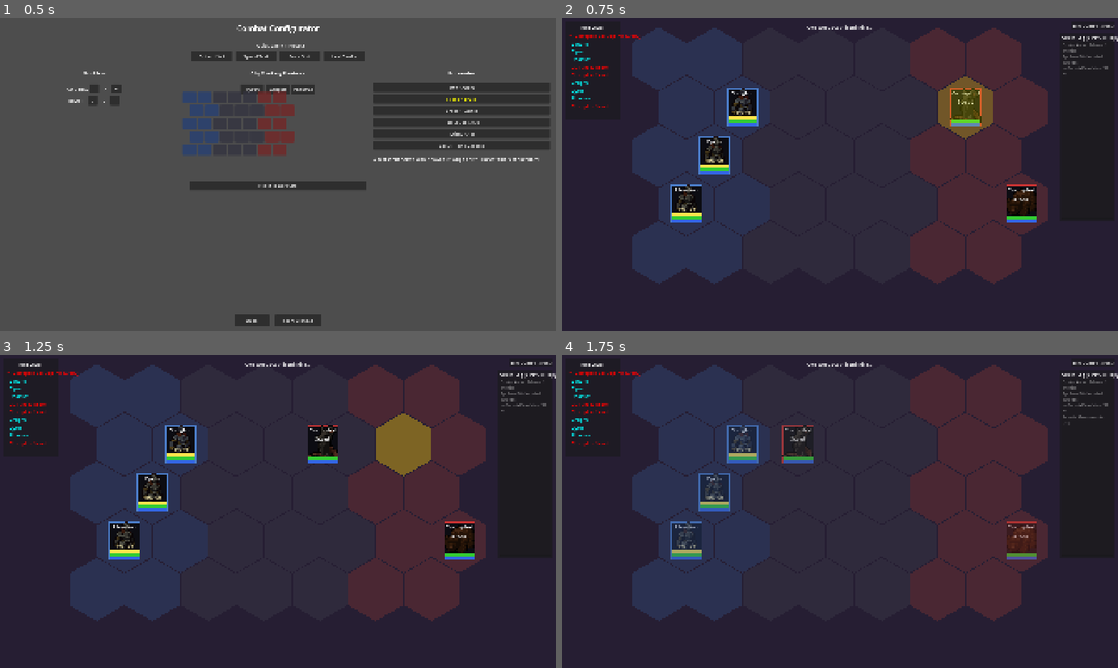
Above: before the commit, frames 1-4 (two rows, left to right).
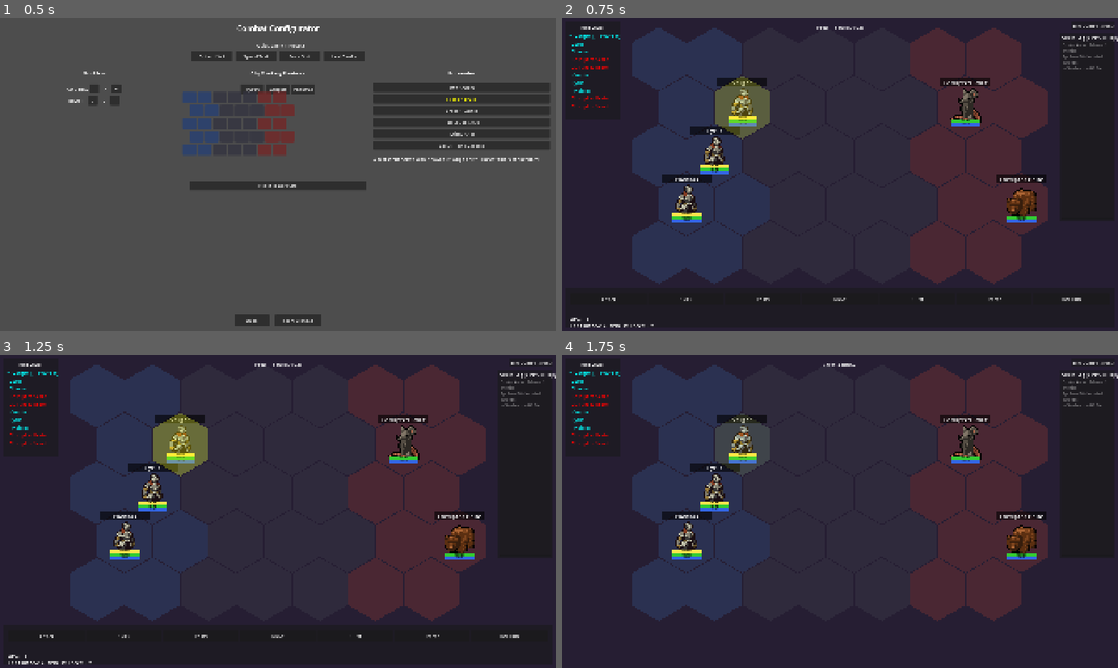
Above: after the commit, the same moments.

Repository: adbarc92/Disruption
Game: Godot game, scene res://scenes/combat/combat_configurator.tscn
The game is run twice, just before and just after one commit, with the same random seed, the same clock (stepped at 60 frames per second) and the same inputs. This scene is started directly instead of the project's main scene.
Inputs (mouse positions are in pixels of both pictures, inside the frame that each line leads up to):
- Up to frame 1 (0.5 s): no input
- Up to frame 2 (0.75 s): click "Start Combat" at 0.5 s
- Up to frame 3 (1.25 s): no input
- Up to frame 4 (1.75 s): click (606, 636) at 1.25 s, where only the run after the commit has a clickable "Attack"

Frame 1 is identical in both runs. In frame 2, 6.1% of the frame differs, in the area x 1-99%, y 2-99%; in frame 3, 6.7%; in frame 4, 4.3%.

Commit message:
Combat polishing: UI, balance, pathfinding, and itch.io deploy (#16)
* feat: improve combat unit visual polish

Hide unit border/body rectangles by default (configurable via
display.show_unit_rects in combat_config.json). Move name labels above
units to avoid covering sprites. Add current/max value labels on HP,
MP, and burst bars with black text for readability.

* fix: correct swapped hex neighbor offsets in pathfinder

Even and odd row neighbor offsets were swapped, causing A* to treat
some adjacent cells as unreachable and route 4-step detours around
them. Verified correct offsets against pixel positions.

* feat: rebalance combat for faster fights and fewer enemy actions

Raise base_damage_multiplier from 0.25 to 0.75 so player attacks kill
basic enemies in 2-3 hits instead of 9. Reduce enemy agility to 3
across the board (1 AP/turn) so default fights feel simple. Champion
keeps AGI 5 (2 AP) as a boss-tier threat.

* feat: add action and skill hover descriptions to combat UI

Show short descriptions in the ActionPanel when hovering over action
buttons or skill list entries. Descriptions appear between the buttons
and AP/turn preview info.

* ci: add Web export and auto-deploy to itch.io on merge to main

Add Web export preset for Godot 4.6 and GitHub Actions workflow that
exports the project and deploys to redgalt.itch.io/disruption via
butler on every push to main.

Diff:
--- a/godot/data/combat/combat_config.json
+++ b/godot/data/combat/combat_config.json
@@ -1,4 +1,7 @@
 {
+  "display": {
+    "show_unit_rects": false
+  },
   "grid": {
     "columns": 7,
     "rows": 5,
@@ -18,7 +21,7 @@
     "crit_multiplier": 1.5,
     "speed_per_agility": 2,
     "mp_regen_per_turn": 2,
-    "base_damage_multiplier": 0.25,
+    "base_damage_multiplier": 0.75,
     "min_damage": 1
   },
   "ap": {
--- a/godot/data/enemies/test_enemies.json
+++ b/godot/data/enemies/test_enemies.json
@@ -14,7 +14,7 @@
         "strength": 7,
         "dexterity": 8,
         "resonance": 2,
-        "agility": 9
+        "agility": 3
       },
       "hp": 60,
       "mp": 15,
@@ -61,7 +61,7 @@
         "strength": 2,
         "dexterity": 6,
         "resonance": 9,
-        "agility": 6
+        "agility": 3
       },
       "hp": 50,
       "mp": 40,
@@ -85,7 +85,7 @@
         "strength": 3,
         "dexterity": 7,
         "resonance": 7,
-        "agility": 5
+        "agility": 3
       },
       "hp": 70,
       "mp": 30,
@@ -108,7 +108,7 @@
         "strength": 7,
         "dexterity": 5,
         "resonance": 3,
-        "agility": 6
+        "agility": 3
       },
       "hp": 90,
       "mp": 20,
@@ -131,7 +131,7 @@
         "strength": 5,
         "dexterity": 4,
         "resonance": 6,
-        "agility": 4
+        "agility": 3
       },
       "hp": 100,
       "mp": 25,
@@ -154,7 +154,7 @@
         "strength": 4,
         "dexterity": 7,
         "resonance": 5,
-        "agility": 8
+        "agility": 3
       },
       "hp": 35,
       "mp": 15,
@@ -177,7 +177,7 @@
         "strength": 9,
         "dexterity": 7,
         "resonance": 6,
-        "agility": 7
+        "agility": 5
       },
       "hp": 200,
       "mp": 50,
--- a/godot/scenes/combat/combat_arena.tscn
+++ b/godot/scenes/combat/combat_arena.tscn
@@ -100,18 +100,28 @@
 size_flags_horizontal = 3
 text = "End Turn"
 
+[node name="ActionDescLabel" type="Label" parent="UI/ActionPanel"]
+offset_left = 20.0
+offset_top = 65.0
+offset_right = -20.0
+offset_bottom = 90.0
+anchors_preset = 10
+anchor_right = 1.0
+text = ""
+horizontal_alignment = 1
+
 [node name="APLabel" type="Label" parent="UI/ActionPanel"]
 offset_left = 20.0
-offset_top = 70.0
-offset_right = 200.0
-offset_bottom = 100.0
+offset_top = 95.0
+offset_right = 300.0
+offset_bottom = 115.0
 text = "AP: 3 / 3"
 
 [node name="TurnPreviewLabel" type="Label" parent="UI/ActionPanel"]
 offset_left = 20.0
-offset_top = 110.0
+offset_top = 120.0
 offset_right = 580.0
-offset_bottom = 160.0
+offset_bottom = 145.0
 text = "End turn now: -- ticks"
 
 [node name="SkillPanel" type="Panel" parent="UI"]
--- a/godot/scripts/logic/combat/combat_config_loader.gd
+++ b/godot/scripts/logic/combat/combat_config_loader.gd
@@ -40,6 +40,13 @@
 	_loaded = false
 	_config = {}
 	_ensure_loaded()
+
+
+## Check if unit border/body rectangles should be visible
+static func get_show_unit_rects() -> bool:
+	_ensure_loaded()
+	var display = _config.get("display", {})
+	return display.get("show_unit_rects", false)
 
 
 ## Get grid dimensions as Vector2i(columns, rows)
--- a/godot/scripts/logic/combat/grid_pathfinder.gd
+++ b/godot/scripts/logic/combat/grid_pathfinder.gd
@@ -176,16 +176,16 @@
 static func _get_neighbors(pos: Vector2i, grid_size: Vector2i) -> Array[Vector2i]:
 	var neighbors: Array[Vector2i] = []
 
-	# Offsets differ based on row parity (odd rows shift right)
+	# Offsets differ based on row parity (odd rows shift right in odd-r layout)
 	var even_row_offsets = [
+		Vector2i(+1, 0), Vector2i(-1, 0),   # E, W
+		Vector2i(-1, -1), Vector2i(0, -1),  # NW, NE
+		Vector2i(-1, +1), Vector2i(0, +1),  # SW, SE
+	]
+	var odd_row_offsets = [
 		Vector2i(+1, 0), Vector2i(-1, 0),   # E, W
 		Vector2i(0, -1), Vector2i(+1, -1),  # NW, NE
 		Vector2i(0, +1), Vector2i(+1, +1),  # SW, SE
-	]
-	var odd_row_offsets = [
-		Vector2i(+1, 0), Vector2i(-1, 0),   # E, W
-		Vector2i(-1, -1), Vector2i(0, -1),  # NW, NE
-		Vector2i(-1, +1), Vector2i(0, +1),  # SW, SE
 	]
 
 	var offsets = odd_row_offsets if (pos.y & 1) else even_row_offsets
--- a/godot/scripts/presentation/combat/combat_manager.gd
+++ b/godot/scripts/presentation/combat/combat_manager.gd
@@ -82,6 +82,7 @@
 @onready var action_panel: Panel = $UI/ActionPanel
 @onready var ap_label: Label = $UI/ActionPanel/APLabel
 @onready var turn_preview_label: Label = $UI/ActionPanel/TurnPreviewLabel
+@onready var action_desc_label: Label = $UI/ActionPanel/ActionDescLabel
 @onready var skill_panel = $UI/SkillPanel
 @onready var target_selector = $TargetSelector
 
@@ -201,7 +202,26 @@
 	$UI/ActionPanel/ActionButtons/EndTurnButton.pressed.connect(_on_end_turn_pressed)
 	$UI/BackButton.pressed.connect(_on_back_pressed)
 
+	# Connect action button hover for descriptions
+	var action_descriptions = {
+		"AttackButton": "Strike an adjacent enemy. (1 AP)",
+		"SkillButton": "Use a character ability. (1-3 AP)",
+		"ItemButton": "Use an item from your inventory. (1 AP)",
+		"MoveButton": "Move to a new hex on the grid. (1 AP)",
+		"DefendButton": "Brace for attacks. 50% damage reduction. Ends turn.",
+		"BurstButton": "Activate Burst Mode for a powerful transformation.",
+		"EndTurnButton": "End your turn. Unspent AP carries to next turn.",
+	}
+	for btn_name in action_descriptions:
+		var btn = $UI/ActionPanel/ActionButtons.get_node(btn_name)
+		var desc = action_descriptions[btn_name]
+		btn.mouse_entered.connect(_on_action_hover.bind(desc))
+		btn.mouse_exited.connect(_on_action_hover_end)
+		btn.focus_entered.connect(_on_action_hover.bind(desc))
+		btn.focus_exited.connect(_on_action_hover_end)
+
 	# Connect skill panel signals
+	skill_panel.external_desc_label = action_desc_label
 	skill_panel.skill_selected.connect(_on_skill_selected)
 	skill_panel.cancelled.connect(_on_skill_cancelled)
 
@@ -2095,6 +2115,8 @@
 
 	current_phase = CombatPhase.SELECTING_ACTION
 	action_panel.visible = true
+	if action_desc_label:
+		action_desc_label.text = ""
 	var burst_tag = " [BURST]" if current_unit.get("burst_active", false) else ""
 	status_label.text = "%s's turn (AP: %d)%s" % [current_unit.get("name", "?"), remaining_ap, burst_tag]
 	_log_action("  %s has %d AP remaining" % [current_unit.get("name", "?"), remaining_ap], Color(0.6, 0.8, 0.6))
@@ -2107,6 +2129,16 @@
 # ============================================================================
 # ACTION HANDLERS
 # ============================================================================
+
+func _on_action_hover(desc: String) -> void:
+	if action_desc_label:
+		action_desc_label.text = desc
+
+
+func _on_action_hover_end() -> void:
+	if action_desc_label:
+		action_desc_label.text = ""
+
 
 func _on_attack_pressed() -> void:
 	if current_phase != CombatPhase.SELECTING_ACTION:
--- a/godot/scripts/presentation/combat/skill_panel.gd
+++ b/godot/scripts/presentation/combat/skill_panel.gd
@@ -15,6 +15,7 @@
 var current_unit: Dictionary = {}
 var skills_data: Dictionary = {}
 var skill_buttons: Array[Button] = []
+var external_desc_label: Label = null  # Optional: also show descriptions in the ActionPanel
 
 # Unified grid references for can_use_skill checks
 var _all_units: Dictionary = {}
@@ -55,6 +56,8 @@
 func hide_panel() -> void:
 	visible = false
 	_clear_skill_list()
+	if external_desc_label:
+		external_desc_label.text = ""
 
 
 func _populate_skill_list() -> void:
@@ -189,6 +192,8 @@
 			extra_info += "\nEffect: %s (%d turns)" % [status, duration]
 
 	description_label.text = description + extra_info
+	if external_desc_label:
+		external_desc_label.text = description
 
 
 func _on_cancel_pressed() -> void:
--- a/godot/scripts/presentation/combat/unit_visual.gd
+++ b/godot/scripts/presentation/combat/unit_visual.gd
@@ -52,6 +52,8 @@
 var burst_bar_bg: Polygon2D
 var burst_bar_fill: Polygon2D
 var burst_info_label: Label
+var hp_label: Label
+var mp_label: Label
 var flash_overlay: Polygon2D
 var status_container: Node2D
 var soil_badge: Label
@@ -150,28 +152,34 @@
 	var body_color = Color(0.12, 0.12, 0.18)
 
 	# Border
+	var show_rects = CombatConfigLoaderClass.get_show_unit_rects()
 	border_rect = Polygon2D.new()
 	border_rect.polygon = _rect(0, 0, UNIT_WIDTH, UNIT_HEIGHT)
 	border_rect.color = border_color
+	border_rect.visible = show_rects
 	add_child(border_rect)
 
 	# Body (inset)
 	body_rect = Polygon2D.new()
 	body_rect.polygon = _rect(INSET, INSET, UNIT_WIDTH - INSET, UNIT_HEIGHT - INSET)
 	body_rect.color = body_color
+	body_rect.visible = show_rects
 	add_child(body_rect)
 
 	# Unit sprite (on top of body, behind UI elements)
 	_setup_sprite(unit)
 
-	# Name label (inside top of body, with background for readability over sprite)
+	# Name label (compact, anchored to top — does not fill the sprite area)
 	name_label = Label.new()
 	name_label.text = unit.get("name", "???")
 	name_label.horizontal_alignment = HORIZONTAL_ALIGNMENT_CENTER
-	name_label.autowrap_mode = TextServer.AUTOWRAP_WORD_SMART
+	name_label.autowrap_mode = TextServer.AUTOWRAP_OFF
+	name_label.clip_text = true
 	if _has_sprite:
 		var name_bg = StyleBoxFlat.new()
 		name_bg.bg_color = Color(0.0, 0.0, 0.0, 0.6)
+		name_bg.content_margin_top = 1
+		name_bg.content_margin_bottom = 1
 		name_label.add_theme_stylebox_override("normal", name_bg)
 	add_child(name_label)
 
@@ -195,6 +203,22 @@
 	add_child(hp_bar_bg)
 	hp_bar_fill = _create_bar(BAR_OFFSET_X, hp_y, BAR_WIDTH, BAR_HEIGHT, Color(0.2, 0.8, 0.2))
 	add_child(hp_bar_fill)
+
+	# HP value label (overlaid on bar)
+	hp_label = Label.new()
+	hp_label.horizontal_alignment = HORIZONTAL_ALIGNMENT_CENTER
+	hp_label.vertical_alignment = VERTICAL_ALIGNMENT_CENTER
+	hp_label.clip_text = true
+	hp_label.add_theme_color_override("font_color", Color(0.0, 0.0, 0.0))
+	add_child(hp_label)
+
+	# MP value label (overlaid on bar)
+	mp_label = Label.new()
+	mp_label.horizontal_alignment = HORIZONTAL_ALIGNMENT_CENTER
+	mp_label.vertical_alignment = VERTICAL_ALIGNMENT_CENTER
+	mp_label.clip_text = true
+	mp_label.add_theme_color_override("font_color", Color(0.0, 0.0, 0.0))
+	add_child(mp_label)
 
 	# Burst bar (units with burst_mode data)
 	if has_burst:
@@ -210,7 +234,7 @@
 		burst_info_label.horizontal_alignment = HORIZONTAL_ALIGNMENT_CENTER
 		burst_info_label.vertical_alignment = VERTICAL_ALIGNMENT_CENTER
 		burst_info_label.clip_text = true
-		burst_info_label.add_theme_color_override("font_color", Color(1.0, 0.95, 0.7))
+		burst_info_label.add_theme_color_override("font_color", Color(0.0, 0.0, 0.0))
 		add_child(burst_info_label)
 
 	# Flash overlay
@@ -379,12 +403,13 @@
 	var hp_y = mp_y - BAR_HEIGHT - BAR_GAP
 	var burst_y = hp_y - BAR_HEIGHT - BAR_GAP
 
-	# Name label: inside top, height fills space above bars
+	# Name label: hovering above the unit
 	var bars_top = burst_y if has_burst else hp_y
-	var name_available_height = bars_top - INSET - BAR_GAP
+	var name_h = NAME_HEIGHT + 4
+	var name_w = UNIT_WIDTH * 1.6  # Wider than unit to avoid clipping long names
 	if name_label:
-		name_label.position = Vector2(INSET, INSET)
-		name_label.size = Vector2(UNIT_WIDTH - INSET * 2, name_available_height)
+		name_label.position = Vector2((UNIT_WIDTH - name_w) / 2.0, -name_h - 2)
+		name_label.size = Vector2(name_w, name_h)
 		name_label.add_theme_font_size_override("font_size", font_size)
 
 	if mp_bar_bg:
@@ -399,16 +424,28 @@
 	if hp_bar_fill:
 		hp_bar_fill.position = Vector2(BAR_OFFSET_X, hp_y)
 
+	# HP/MP value labels centered on their bars
+	var bar_font = max(5, int(BAR_HEIGHT * 0.9))
+	if hp_label:
+		hp_label.position = Vector2(BAR_OFFSET_X, hp_y - 1)
+		hp_label.size = Vector2(BAR_WIDTH, BAR_HEIGHT + 2)
+		hp_label.add_theme_font_size_override("font_size", bar_font)
+	if mp_label:
+		mp_label.position = Vector2(BAR_OFFSET_X, mp_y - 1)
+		mp_label.size = Vector2(BAR_WIDTH, BAR_HEIGHT + 2)
+		mp_label.add_theme_font_size_override("font_size", bar_font)
+
 	if burst_bar_bg:
 		burst_bar_bg.position = Vector2(BAR_OFFSET_X, burst_y)
 		burst_bar_bg.polygon = _bar_poly(BAR_WIDTH, BAR_HEIGHT)
 	if burst_bar_fill:
 		burst_bar_fill.position = Vector2(BAR_OFFSET_X, burst_y)
 
+	# Burst info label centered on the burst bar
 	if burst_info_label:
-		burst_info_label.position = Vector2(BAR_OFFSET_X, burst_y - NAME_HEIGHT)
-		burst_info_label.size = Vector2(BAR_WIDTH, NAME_HEIGHT)
-		burst_info_label.add_theme_font_size_override("font_size", small_font)
+		burst_info_label.position = Vector2(BAR_OFFSET_X, burst_y - 1)
+		burst_info_label.size = Vector2(BAR_WIDTH, BAR_HEIGHT + 2)
+		burst_info_label.add_theme_font_size_override("font_size", bar_font)
 
 	# Status dots: just above the top bar
 	var status_y = bars_top - STATUS_DOT_SIZE - BAR_GAP
@@ -461,6 +498,8 @@
 		DetailLevel.FULL:
 			if mp_bar_bg: mp_bar_bg.visible = true
 			if mp_bar_fill: mp_bar_fill.visible = true
+			if hp_label: hp_label.visible = true
+			if mp_label: mp_label.visible = true
 			if burst_bar_bg: burst_bar_bg.visible = true
 			if burst_bar_fill: burst_bar_fill.visible = true
 			if burst_info_label: burst_info_label.visible = true
@@ -469,6 +508,8 @@
 		DetailLevel.REDUCED:
 			if mp_bar_bg: mp_bar_bg.visible = true
 			if mp_bar_fill: mp_bar_fill.visible = true
+			if hp_label: hp_label.visible = true
+			if mp_label: mp_label.visible = false
 			if burst_bar_bg: burst_bar_bg.visible = true
 			if burst_bar_fill: burst_bar_fill.visible = true
 			if burst_info_label: burst_info_label.visible = false
@@ -477,6 +518,8 @@
 		DetailLevel.MINIMAL:
 			if mp_bar_bg: mp_bar_bg.visible = false
 			if mp_bar_fill: mp_bar_fill.visible = false
+			if hp_label: hp_label.visible = false
+			if mp_label: mp_label.visible = false
 			if burst_bar_bg: burst_bar_bg.visible = false
 			if burst_bar_fill: burst_bar_fill.visible = false
 			if burst_info_label: burst_info_label.visible = false
@@ -500,9 +543,15 @@
 	else:
 		hp_bar_fill.color = Color(0.9, 0.9, 0.2).lerp(Color(0.8, 0.15, 0.15), 1.0 - hp_ratio * 2.0)
 
+	if hp_label:
+		hp_label.text = "%d/%d" % [current_hp, max_hp]
+
 	# Update MP bar
 	var mp_ratio = float(current_mp) / float(max(max_mp, 1))
 	_update_bar_fill(mp_bar_fill, mp_ratio, BAR_OFFSET_X, mp_bar_bg.position.y)
+
+	if mp_label:
+		mp_label.text = "%d/%d" % [current_mp, max_mp]
 
 	update_burst(unit)
 
Not shown, changed: godot/export_presets.cfg
Not shown, added: .github/workflows/deploy-web.yml
